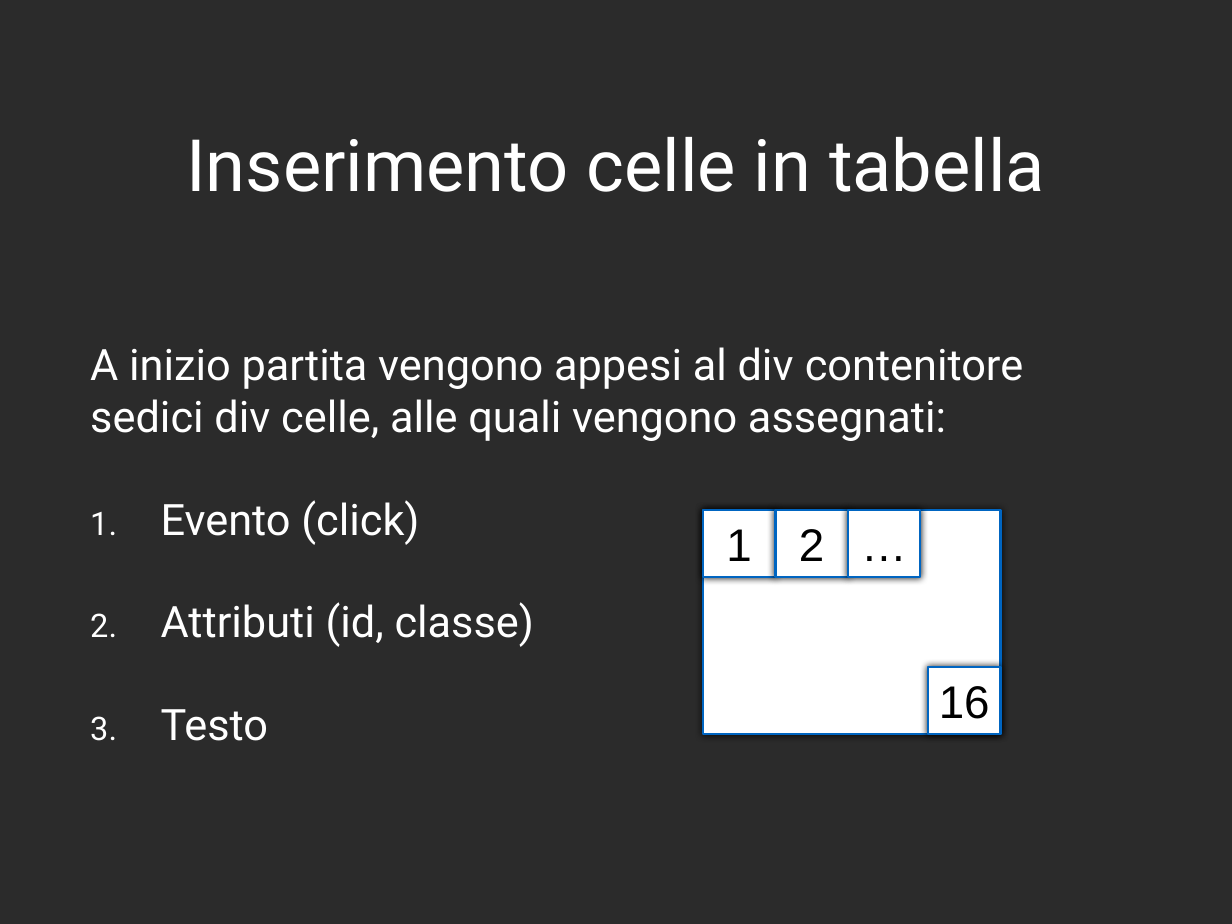
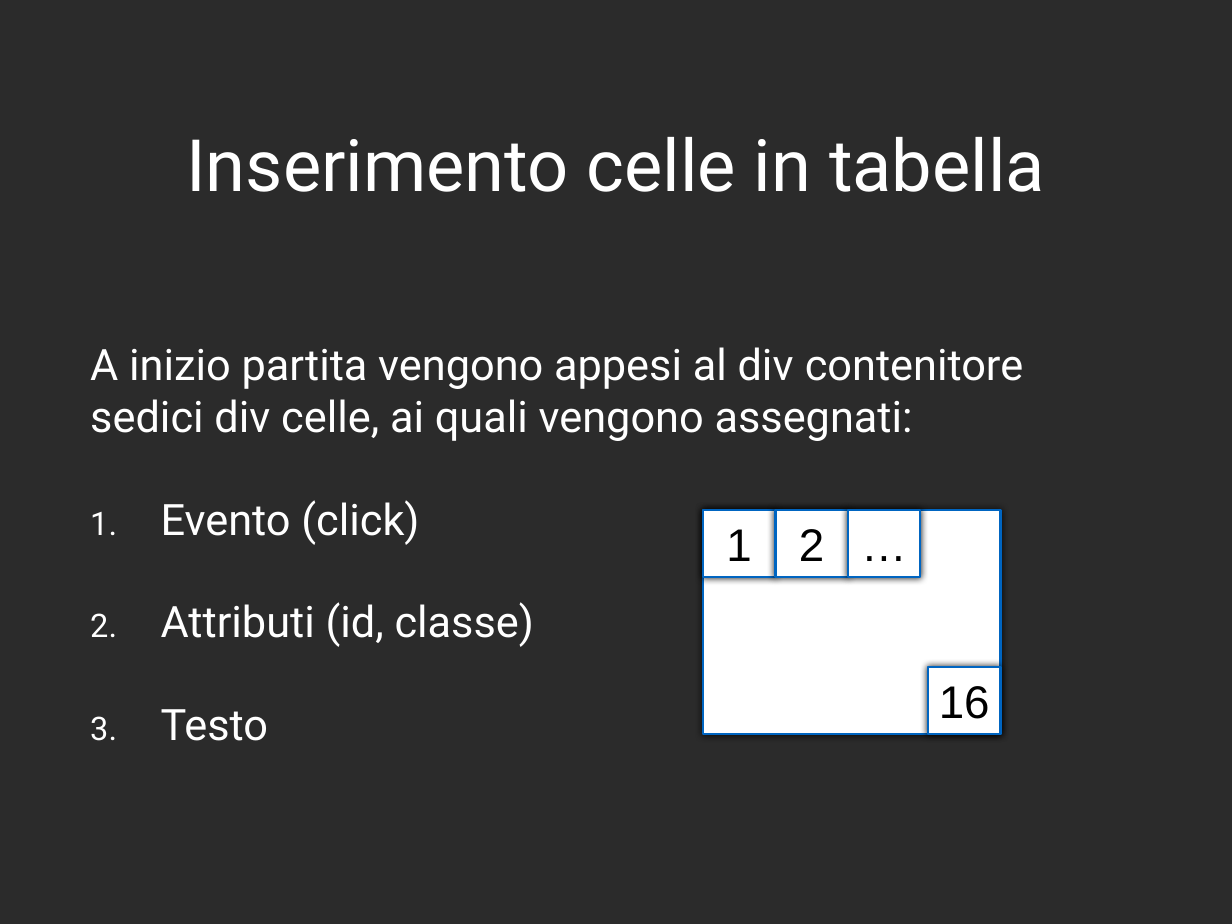
Before and after one commit to danielegenta/ProjectTPSI, a slide deck: slide 6 of Presentazione_Gioco15.pptx. Drawn at 1232x924 pixels with LibreOffice and Linux fonts; fonts in the diff are those of the drawing; background and template pictures are left out; a plain dark background stands for a picture behind light text. Boxes give left, top, right and bottom in pixels: in the first picture for what was removed or moved away, otherwise in the second. Text is boxed around its words. In the diff, an @@ line names an element or a change of style, - is before the commit and + after.

```diff
--- a/Presentazione_Gioco15.pptx
+++ b/Presentazione_Gioco15.pptx
@@ text at (90, 347, 1023, 441): text changed @@
-A inizio partita vengono appesi al div contenitore sedici div celle, alle quali vengono assegnati:
+A inizio partita vengono appesi al div contenitore sedici div celle, ai quali vengono assegnati:
```
Also in this commit, not shown: 1 other slide changed, 1 other file.
